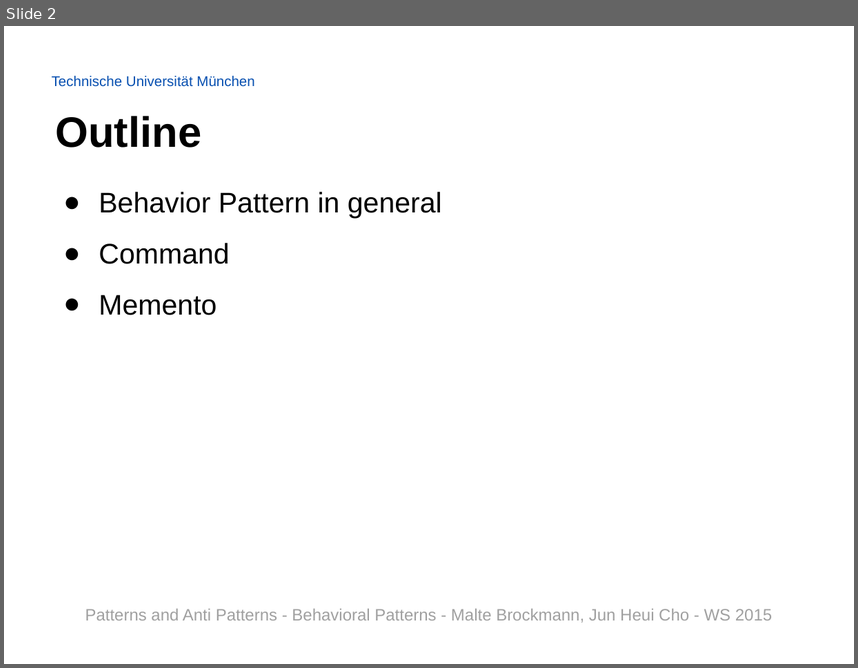
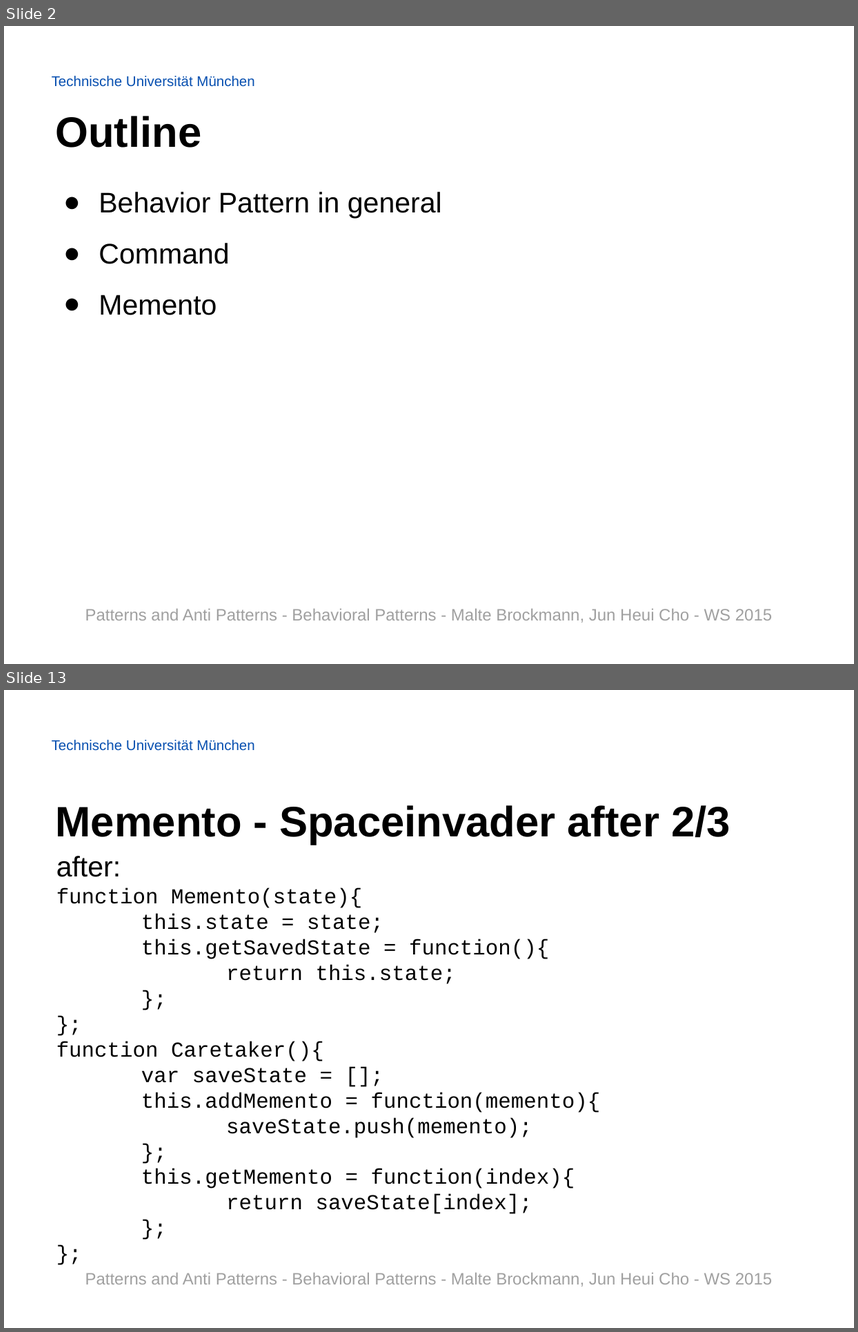
Before and after one commit to Painted6/Behavioral-design-patterns, a slide deck: Behavioral Patterns - JS Patterns and Anti Patterns.pptx. Shown one above the other, each under a label of ours: slide 2 before the commit, slides 2 and 13 after it; the slides between them are not shown. The pictures are 858x668 and 858x1332 pixels, drawn with LibreOffice and Linux fonts; fonts in the diff are those of the drawing; background and template pictures are left out. Boxes give left, top, right and bottom in pixels: in the first picture for what was removed or moved away, otherwise in the second. Text is boxed around its words. In the diff, an @@ line names an element or a change of style, - is before the commit and + after.

Commit message:
added slides for command and memento pattern & for the spaceinvader game. (sources are on the last slide)

```diff
--- a/Behavioral Patterns - JS Patterns and Anti Patterns.pptx
+++ b/Behavioral Patterns - JS Patterns and Anti Patterns.pptx
@@ slide 13 added at [4,690,854,1328], background picture (left out); not listed: 1 template element that a slide beside it also shows @@
@@ title added at [56,805,731,845], 36 pt, text #000000, bold @@
+Memento - Spaceinvader after 2/3
@@ text added at [56,856,601,1214], 18 pt, text #000000 @@
+after:
+function Memento(state){
+this.state = state;
+this.getSavedState = function(){
+return this.state;
+};
+};
+function Caretaker(){
+var saveState = [];
+this.addMemento = function(memento){
+saveState.push(memento);
+};
+this.getMemento = function(index){
+return saveState[index];
+};
+};
@@ text added at [85,1272,772,1286], 14 pt, text #A0A0A0 @@
+Patterns and Anti Patterns - Behavioral Patterns - Malte Brockmann, Jun Heui Cho - WS 2015
```
Also in this commit, not shown: 3 slides changed, 9 other slides added.
